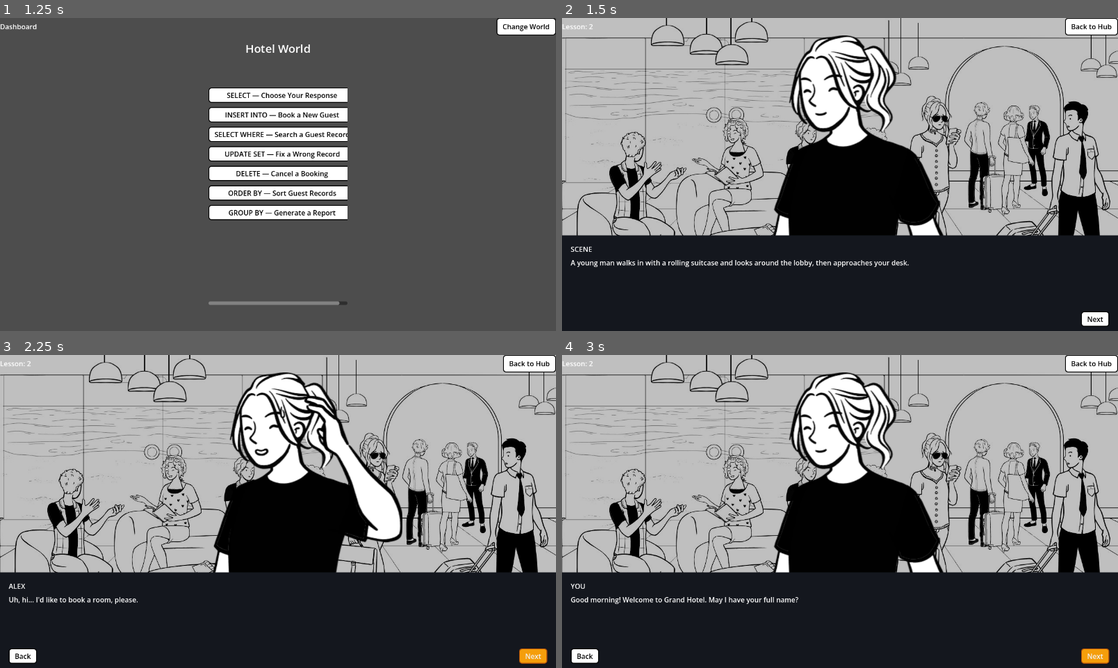
Above: before the commit, frames 1-4 (two rows, left to right).
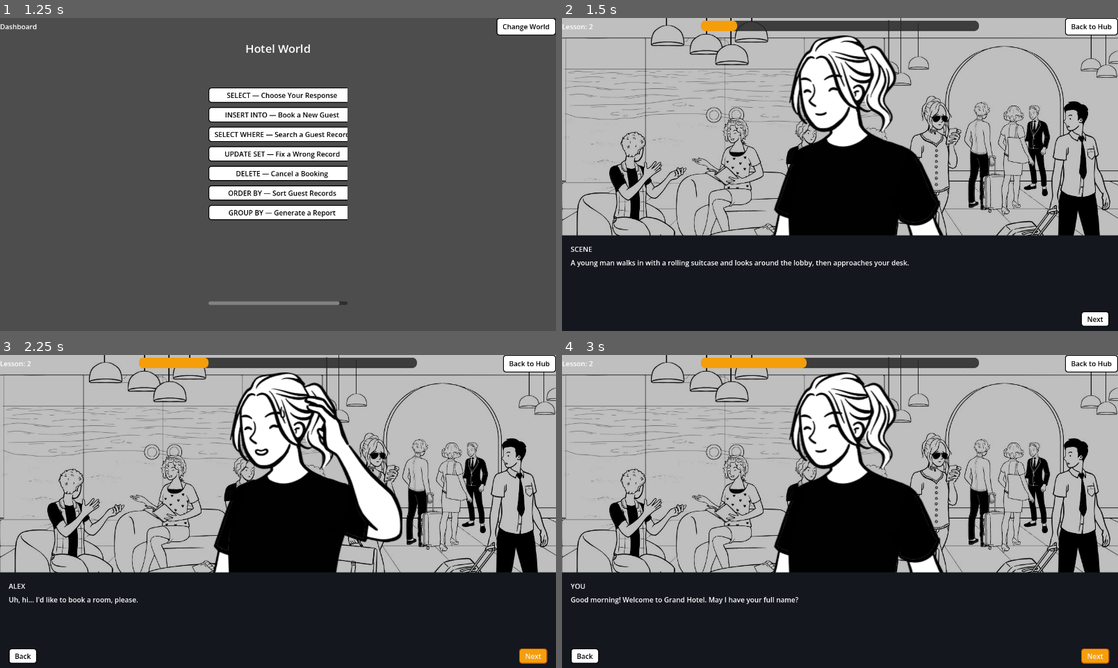
Above: after the commit, the same moments.

Repository: EricNathanCode/C.L.E.D
Game: Godot game, scene res://scene/Main.tscn
Same seed, same stepped clock (60 frames per second), same inputs: the game is played once before the commit and once after it.
Inputs:
- Up to frame 1 (1.25 s): click "Enter World →" at 0.5 s
- Up to frame 2 (1.5 s): click "INSERT INTO — Book a New Guest" at 1.25 s
- Up to frame 3 (2.25 s): click "Next" at 2 s
- Up to frame 4 (3 s): click "Next" at 2.75 s

Frame 1 is identical in both runs. In frame 2, 1.6% of the frame differs, in the area x 25-75%, y 0-5%; in frame 3, 1.6%; in frame 4, 1.6%.

Commit message:
Phase 12
Progress Bar and Auto Import Images on Godot

Diff:
--- a/c.l.e.d/scene/GameScreen.tscn
+++ b/c.l.e.d/scene/GameScreen.tscn
@@ -44,6 +44,20 @@
 [node name="BackToHubButton" type="Button" parent="TopBar" unique_id=1865084385]
 layout_mode = 2
 text = "Back to Hub"
+
+
+[node name="ProgressBar" type="ProgressBar" parent="."]
+layout_mode = 0
+anchor_left = 0.25
+anchor_top = 0.0
+anchor_right = 0.75
+anchor_bottom = 0.0
+offset_top = 6.0
+offset_bottom = 30.0
+min_value = 0.0
+max_value = 1.0
+value = 0.0
+show_percentage = false
 
 [node name="NPCSprite" type="TextureRect" parent="."]
 layout_mode = 0
--- a/c.l.e.d/scripts/GameScreen.gd
+++ b/c.l.e.d/scripts/GameScreen.gd
@@ -51,6 +51,7 @@
 	_style_btn($SQLOverlay/CenterContainer/PanelContainer/OuterVBox/BackToDialogueButton)
 
 	_load_all_textures()
+	_style_progress_bar()
 
 # ── Texture loading ───────────────────────────────────────
 func _load_all_textures() -> void:
@@ -151,6 +152,7 @@
 		get_tree().root.get_node("Main").show_screen("complete")
 		return
 
+	_update_progress()
 	var s: Dictionary = _story[_step]
 	$DialogueArea/DialogueButtons/BackButton.visible = _step > 0
 
@@ -241,6 +243,39 @@
 		push_error("GameScreen: lesson id not found: " + str(id))
 	script.free()
 	return result
+
+
+# ── Update progress bar ───────────────────────────────────
+func _update_progress() -> void:
+	# Count only meaningful steps (skip "end" type)
+	var total: int = 0
+	for s in _story:
+		if s.get("type", "") != "end":
+			total += 1
+	if total == 0:
+		return
+	# _step = index of current step (0-based), count non-end steps so far
+	var done: int = 0
+	for i in range(min(_step + 1, _story.size())):
+		if _story[i].get("type", "") != "end":
+			done += 1
+	$ProgressBar.value = float(done) / float(total)
+
+
+# ── Style progress bar ────────────────────────────────────
+func _style_progress_bar() -> void:
+	var pb: ProgressBar = $ProgressBar
+	var bg := StyleBoxFlat.new()
+	bg.bg_color     = Color(0.15, 0.15, 0.15, 0.85)
+	bg.border_color = Color(0, 0, 0, 0.6)
+	bg.set_border_width_all(1)
+	bg.set_corner_radius_all(10)
+	pb.add_theme_stylebox_override("background", bg)
+	var fill := StyleBoxFlat.new()
+	fill.bg_color = Color("#F59E0B")
+	fill.set_corner_radius_all(10)
+	pb.add_theme_stylebox_override("fill", fill)
+	pb.value = 0.0
 
 func _style_btn(btn: Button) -> void:
 	btn.add_theme_color_override("font_color", Color.BLACK)
Not shown, added: c.l.e.d/images/backgrounds/BG_cafe.png.import
Not shown, added: c.l.e.d/images/backgrounds/BG_library.png.import
Not shown, added: c.l.e.d/images/backgrounds/BG_police.png.import
Not shown, added: c.l.e.d/images/characters/NPC_adults/adult_1/confuse.png.import
Not shown, added: c.l.e.d/images/characters/NPC_adults/adult_1/idle.png.import
Not shown, added: c.l.e.d/images/characters/NPC_adults/adult_1/shock.png.import
Not shown, added: c.l.e.d/images/characters/NPC_adults/adult_1/talk.png.import
Not shown, added: c.l.e.d/images/characters/NPC_adults/adult_1/think.png.import
Not shown, added: c.l.e.d/images/characters/NPC_adults/adult_10/confuse.png.import
Not shown, added: c.l.e.d/images/characters/NPC_adults/adult_10/idle.png.import
Not shown, added: c.l.e.d/images/characters/NPC_adults/adult_10/shock.png.import
Not shown, added: c.l.e.d/images/characters/NPC_adults/adult_10/talk.png.import
(and 253 more such lines)
